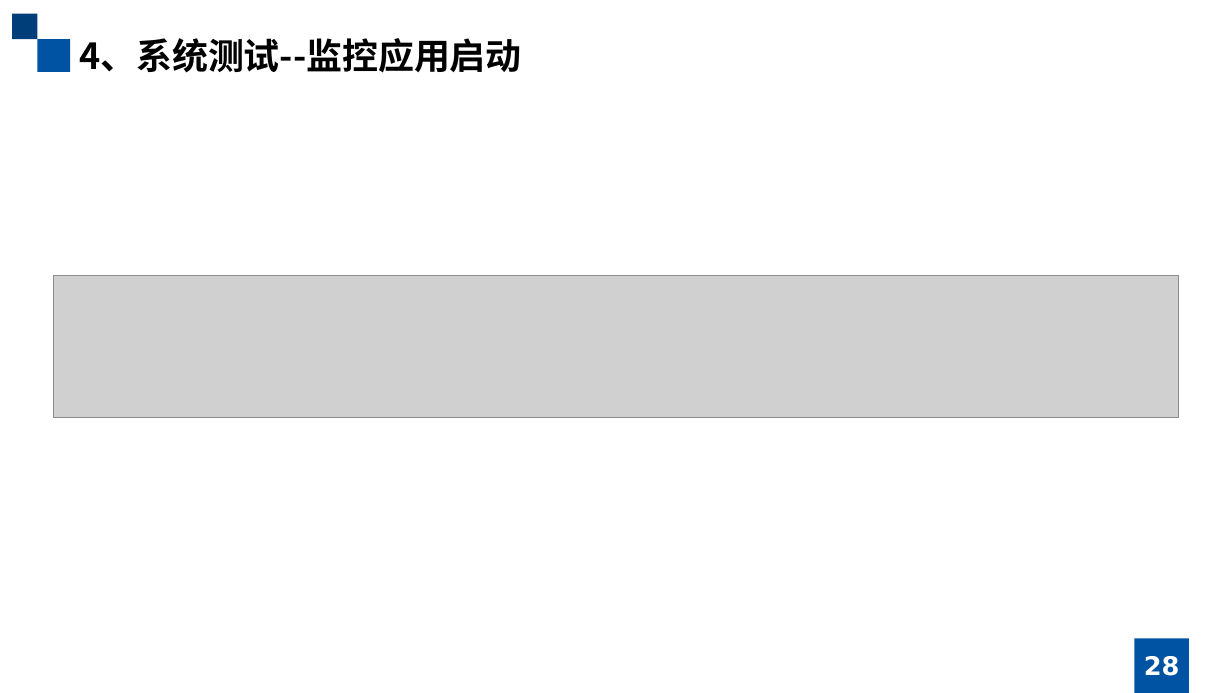
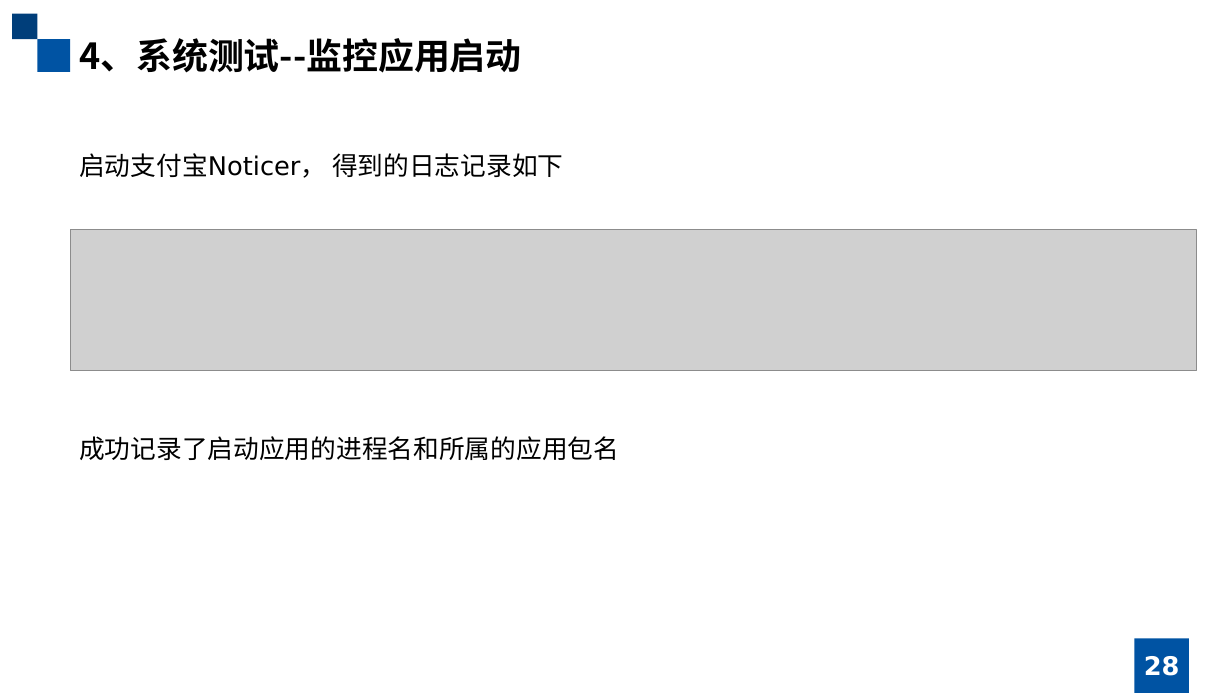
Before and after one commit to january147/Graduation_Project, a slide deck: slide 28 of ppt/移动应用的动态行为捕获.pptx. Drawn at 1232x693 pixels with LibreOffice and Linux fonts; fonts in the diff are those of the drawing; grey boxes stand for pictures. Boxes give left, top, right and bottom in pixels: in the first picture for what was removed or moved away, otherwise in the second. Text is boxed around its words. In the diff, an @@ line names an element or a change of style, - is before the commit and + after.

```diff
--- a/ppt/移动应用的动态行为捕获.pptx
+++ b/ppt/移动应用的动态行为捕获.pptx
@@ text added at (79,153,563,178), 20 pt, text #000000 @@
+启动支付宝Noticer， 得到的日志记录如下
@@ picture: place and size @@
-picture at (53,276,1179,418)
+picture at (70,230,1197,372)
@@ text added at (79,436,619,460), 20 pt, text #000000 @@
+成功记录了启动应用的进程名和所属的应用包名
```
Also in this commit, not shown: 16 other slides changed, 1 other file.
